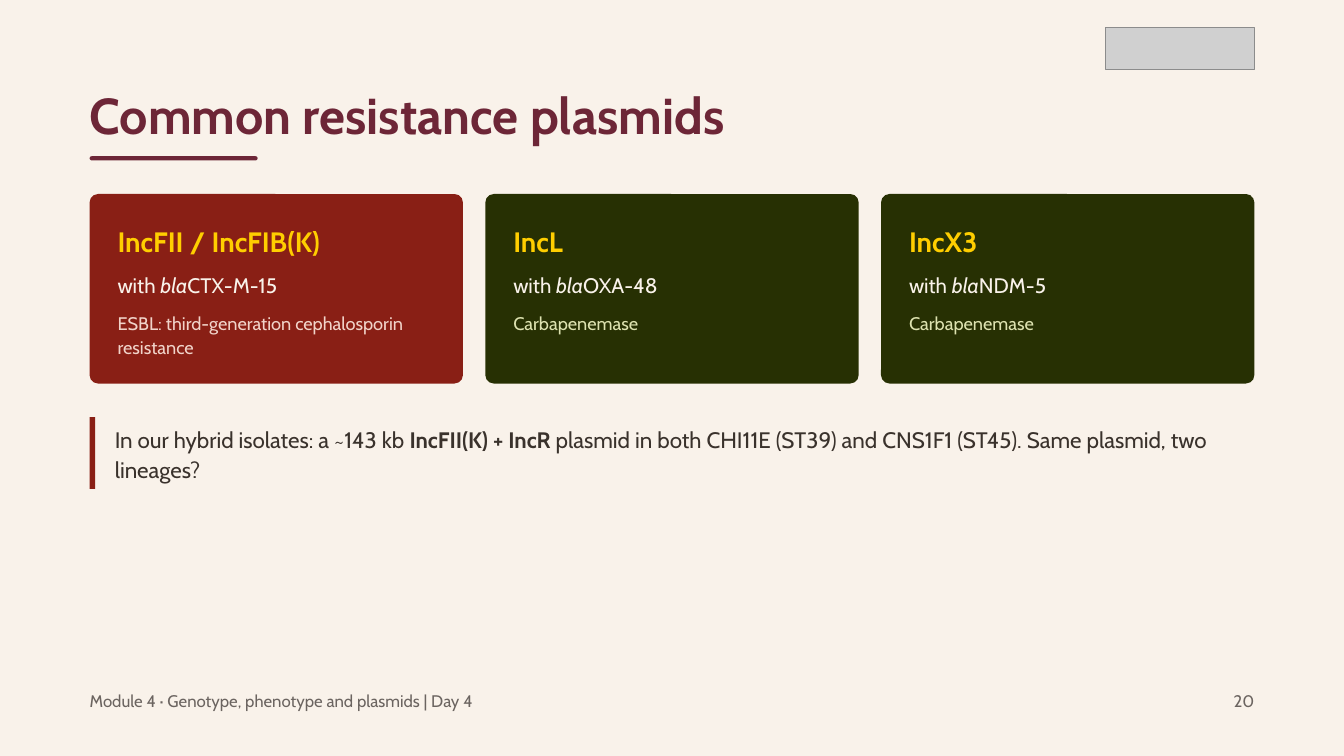
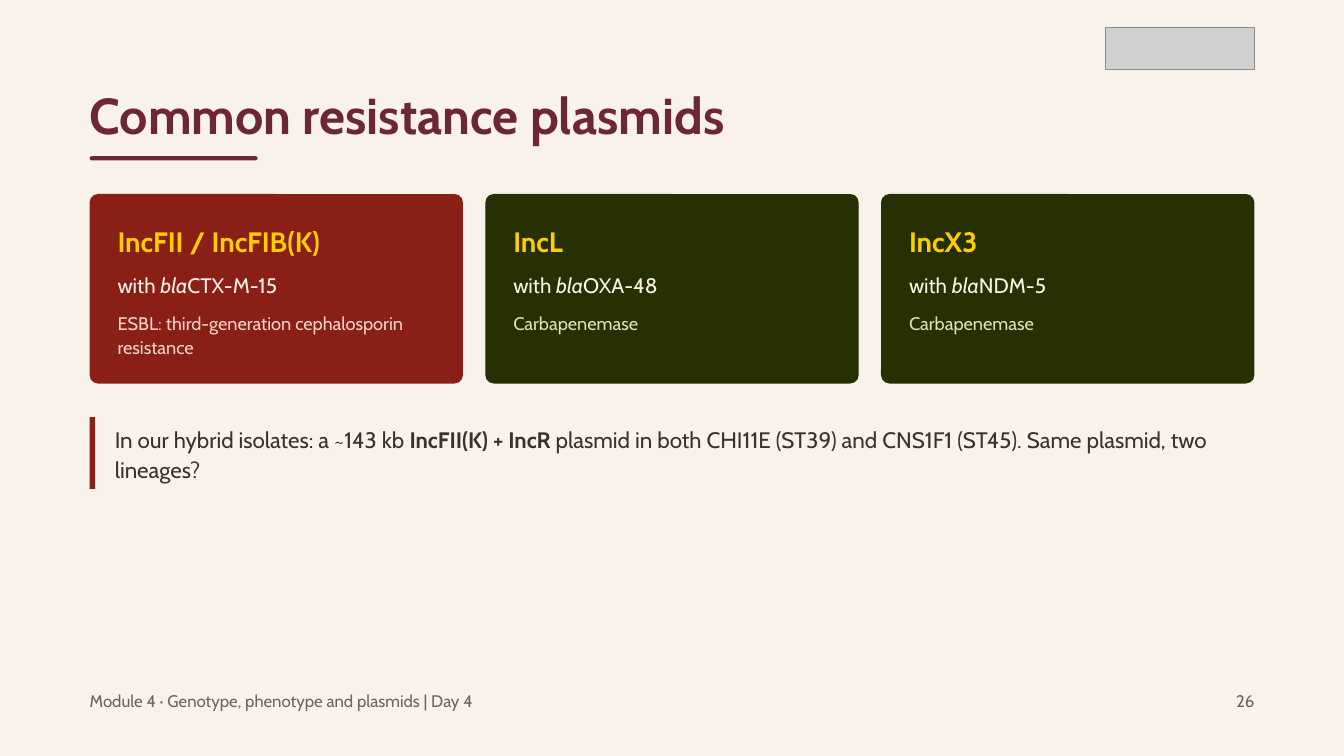
Before and after one commit to ILRI-Genomics-Platform/klebgen-africacdc-ilri, a slide deck: slide 26 of slides/Module 4 Genotype, phenotype and plasmids.pptx (slide 20 before the commit). Drawn at 1344x756 pixels with LibreOffice and Linux fonts; fonts in the diff are those of the drawing; grey boxes stand for pictures. Boxes give left, top, right and bottom in pixels: in the first picture for what was removed or moved away, otherwise in the second. Text is boxed around its words. In the diff, an @@ line names an element or a change of style, - is before the commit and + after.

```diff
--- a/slides/Module 4 Genotype, phenotype and plasmids.pptx
+++ b/slides/Module 4 Genotype, phenotype and plasmids.pptx
@@ text at (1236,695,1254,707): text changed @@
-20
+26
```
Also in this commit, not shown: 26 other slides changed, 7 slides added, 1 other file.
